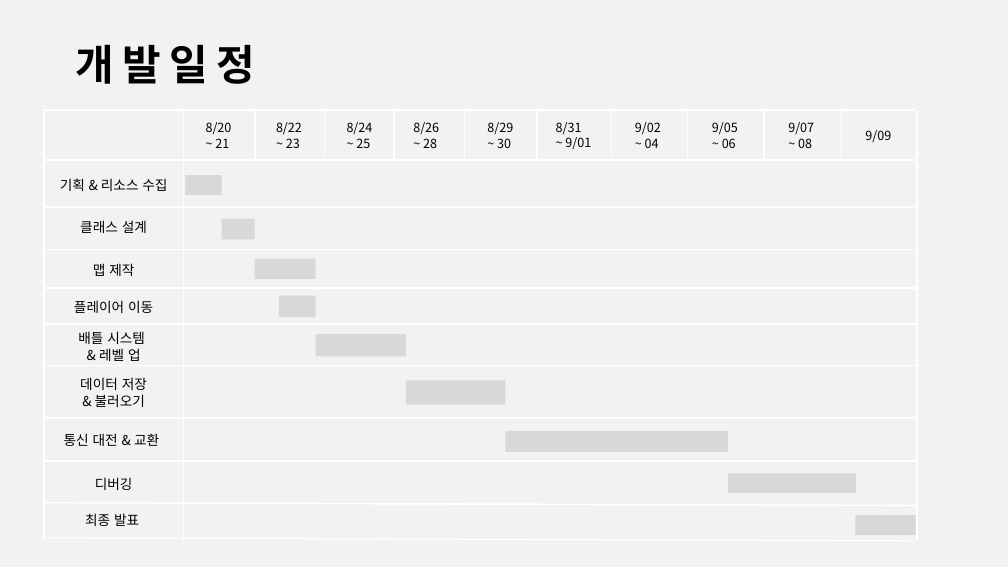
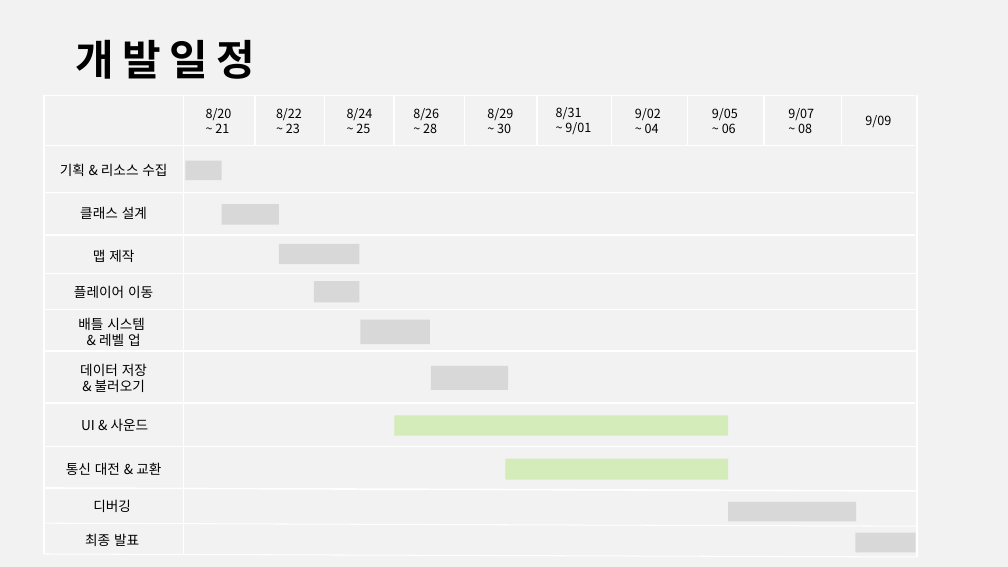
Before and after one commit to YunHoseon/InhaStudy, a slide deck: slide 8 of Hokemon2.pptx. Drawn at 1008x567 pixels with LibreOffice and Linux fonts; fonts in the diff are those of the drawing. Boxes give left, top, right and bottom in pixels: in the first picture for what was removed or moved away, otherwise in the second. Text is boxed around its words. In the diff, an @@ line names an element or a change of style, - is before the commit and + after.

```diff
--- a/Hokemon2.pptx
+++ b/Hokemon2.pptx
@@ text "개발일정" moved from (x1=76, y1=44, x2=256, y2=84) to (x1=76, y1=39, x2=256, y2=79) @@
@@ line moved from (184, 110) - (184, 541) to (184, 95) - (184, 556) @@
@@ line moved from (917, 110) - (917, 541) to (917, 95) - (917, 557) @@
@@ 16 texts, 11 lines, 1 rectangle moved together from (x1=45, y1=110, x2=917, y2=541) to (x1=45, y1=95, x2=917, y2=526) @@
@@ rectangle resized from (x1=222, y1=219, x2=255, y2=239) to (x1=222, y1=204, x2=279, y2=225) @@
@@ rectangle resized from (x1=255, y1=259, x2=316, y2=279) to (x1=279, y1=244, x2=360, y2=265) @@
@@ rectangle resized from (x1=279, y1=296, x2=316, y2=317) to (x1=314, y1=281, x2=359, y2=302) @@
@@ rectangle resized from (x1=315, y1=334, x2=405, y2=356) to (x1=361, y1=320, x2=430, y2=344) @@
@@ rectangle resized from (x1=406, y1=380, x2=506, y2=405) to (x1=431, y1=366, x2=508, y2=390) @@
@@ text added at (x1=81, y1=418, x2=149, y2=431), 13 pt, text #000000 @@
+UI & 사운드
@@ rectangle added at (x1=395, y1=415, x2=728, y2=436), fill #D3ECB9 @@
@@ text "통신 대전 & 교환" moved from (x1=64, y1=433, x2=159, y2=446) to (x1=66, y1=462, x2=161, y2=475) @@
@@ rectangle moved from (x1=505, y1=431, x2=728, y2=452) to (x1=505, y1=459, x2=728, y2=480) @@
@@ rectangle at (x1=505, y1=459, x2=728, y2=480): fill #D8D8D8 to #D3ECB9 @@
@@ 2 texts, 1 rectangle moved together from (x1=85, y1=477, x2=917, y2=535) to (x1=85, y1=499, x2=917, y2=553) @@
@@ rectangle moved from (x1=728, y1=473, x2=856, y2=493) to (x1=728, y1=502, x2=856, y2=522) @@
@@ line added from (45, 554) to (917, 557), #FFFFFF 1 pt @@
```
Also in this commit, not shown: 3 other slides changed, 34 other files.
